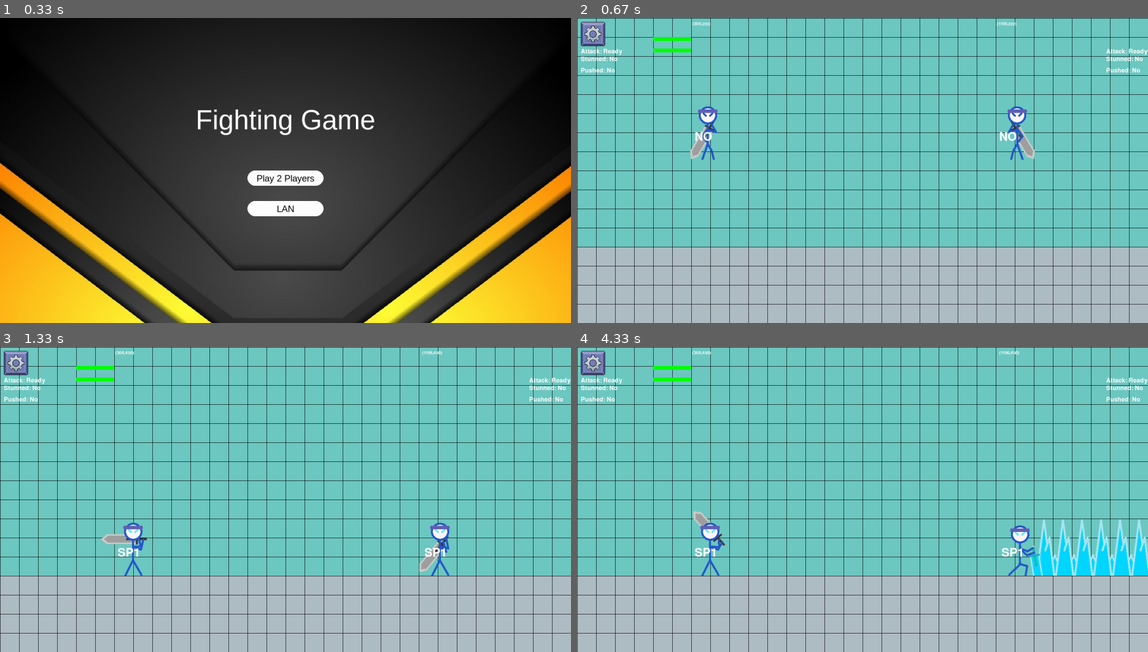
Above: before the commit, frames 1-4 (two rows, left to right).
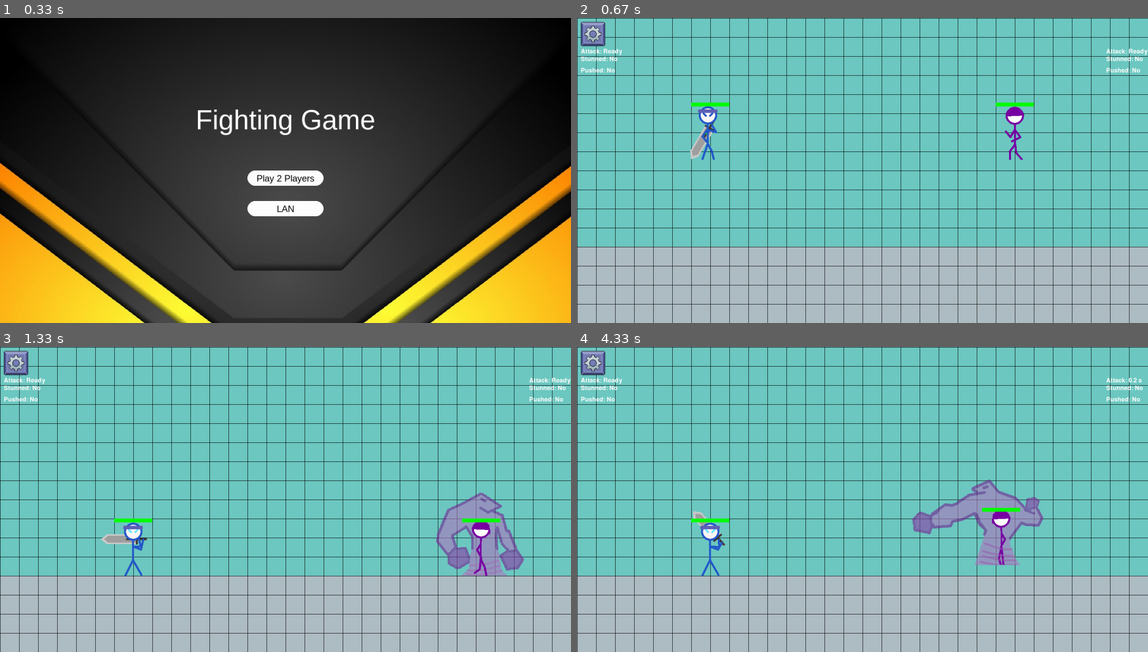
Above: after the commit, the same moments.

Repository: duyKhanh026/PythonPygameFighter
Game: pygame game, started from main.py
The game is run twice, just before and just after one commit, with the same random seed, the same clock (stepped at 60 frames per second) and the same inputs.
Inputs:
- Up to frame 1 (0.33 s): no input
- Up to frame 2 (0.67 s): click "Play 2 Players" at 0.38 s
- Up to frame 3 (1.33 s): tap J at 0.67, 1.07 s; hold P from 1 s (still down); hold Right from 1 s (still down); hold D from 1 s (still down); tap E at 1.15 s
- Up to frame 4 (4.33 s): tap J at 1.37, 1.95, 2.25, 2.5, 3.33, 3.63, 3.9, 4.2 s; release P at 1.47 s; release Right at 1.47 s; release D at 1.47 s; tap B at 1.55 s; hold Right 1.88-2.35 s; hold D 1.88-2.35 s; tap G at 2.03, 3.42 s; hold Up 2.43-2.73 s; hold W 2.43-2.73 s; tap E at 2.58, 3.98 s; hold Left 3.27-3.8 s; hold A 3.27-3.8 s; hold Left 3.83-4.23 s; hold A 3.83-4.23 s; hold Up from 4.27 s (still down); hold W from 4.27 s (still down)

Frame 1 is identical in both runs. In frame 2, 1.0% of the frame differs, in the area x 13-81%, y 1-47%; in frame 3, 3.3%; in frame 4, 5.9%, in the area x 13-100%, y 1-75%.

Commit message:
more than i thought

Diff:
--- a/GUI/client.py
+++ b/GUI/client.py
@@ -38,27 +38,3 @@
             self.send(str(self.game.player1))
 
         self.send(self.DISCONNECT_MESSAGE)
-
-    # def __init__(self, server_ip="127.0.0.1", port=5050):
-    #     self.SERVER = server_ip
-    #     self.PORT = port
-    #     self.FORMAT = 'utf-8'
-    #     self.HEADER = 64
-    #     self.DISCONNECT_MESSAGE = "!DISCONNECT"
-    #     self.ADDR = (self.SERVER, self.PORT)
-
-    #     self.client = socket.socket(socket.AF_INET, socket.SOCK_STREAM)
-    #     self.client.connect(self.ADDR)
-    #     self.game = Offline_2player()
-
-    # def send(self, msg):
-    #     message = msg.encode(self.FORMAT)
-    #     msg_length = len(message)
-    #     send_length = str(msg_length).encode(self.FORMAT)
-    #     send_length += b' ' * (self.HEADER - len(send_length))
-    #     self.client.send(send_length)
-    #     self.client.send(message)
-    #     remessage = self.client.recv(4096).decode(self.FORMAT)
-    #     if not remessage == 'NOPLAY':
-    #         self.game.player2.from_string(remessage)
-    #         print(remessage)
--- a/GUI/offline_2player.py
+++ b/GUI/offline_2player.py
@@ -8,23 +8,29 @@
 from Values.values import *
 
 class Offline_2player:
-    def __init__(self, screen,  p1='', p2=''):
+    def __init__(self, screen,  p1='', p2='', online=False):
         self.count_frame = 0
         self.game_over = 0
         self.screen = screen
-        self.player1 = Character1(200, 50, character1_folder, 300, 150, RED, py.K_a, py.K_d, py.K_w, py.K_g, py.K_h, py.K_j, py.K_e, 'L')
-        self.player2 = Character1(200, 80, character1_folder, 1100, 150, BLUE, py.K_LEFT, py.K_RIGHT, py.K_UP, py.K_b, py.K_n, py.K_m, py.K_p, 'R')
-
-        if self.player1.name == '' and p1 == "Character 1":
-            self.player1 = Character1(200, 50, character1_folder, 300, 150, RED, py.K_a, py.K_d, py.K_w, py.K_g, py.K_h, py.K_j, py.K_e, 'L')
+        self.player1 = Character1(character1_folder, 300, 150, RED, py.K_a, py.K_d, py.K_w, py.K_g, py.K_h, py.K_j, py.K_e, 'L')
+        self.player2 = Character1(character1_folder, 1100, 150, BLUE, py.K_LEFT, py.K_RIGHT, py.K_UP, py.K_b, py.K_n, py.K_m, py.K_p, 'R')
+
+        if self.player1.name == '' and p1 == 'Character 1':
+            self.player1 = Character1(character1_folder, 300, 150, RED, py.K_a, py.K_d, py.K_w, py.K_g, py.K_h, py.K_j, py.K_e, 'L')
             print(p1)
         if self.player1.name == '' and p1 == 'Character 2':
-            self.player1 = Character2(200, 80, character2_folder, 300, 150, RED, py.K_a, py.K_d, py.K_w, py.K_g, py.K_h, py.K_j, py.K_e, 'L')
-
-        if self.player2.name == '' and p2 == 'Character 2':
-            self.player2 = Character2(200, 80, character2_folder, 1100, 150, BLUE, None,   None,   None,   None,   None,   None, None, 'R')
-        if self.player2.name == '' and p2 == 'Character 1':
-            self.player2 = Character1(200, 80, character1_folder, 1100, 150, BLUE, None,   None,   None,   None,   None,   None, None, 'R')
+            self.player1 = Character2(character2_folder, 300, 150, RED, py.K_a, py.K_d, py.K_w, py.K_g, py.K_h, py.K_j, py.K_e, 'L')
+
+        if online:
+            if self.player2.name == '' and p2 == 'Character 2':
+                self.player2 = Character2(character2_folder, 1100, 150, BLUE, None,   None,   None,   None,   None,   None, None, 'R')
+            if self.player2.name == '' and p2 == 'Character 1':
+                self.player2 = Character1(character1_folder, 1100, 150, BLUE, None,   None,   None,   None,   None,   None, None, 'R')
+        else :
+            if self.player2.name == '' and p2 == 'Character 2':
+                self.player2 = Character2(character2_folder, 1100, 150, BLUE, py.K_LEFT, py.K_RIGHT, py.K_UP, py.K_b, py.K_n, py.K_m, py.K_p, 'R')
+            if self.player2.name == '' and p2 == 'Character 1':
+                self.player2 = Character1(character1_folder, 1100, 150, BLUE, py.K_LEFT, py.K_RIGHT, py.K_UP, py.K_b, py.K_n, py.K_m, py.K_p, 'R')
 
         self.player2.name = p2
         self.player1.name = p1
@@ -35,6 +41,12 @@
         self.settingClicked = False
         self.score = 0
         self.retrunMenu = -1
+
+    def create_character(character_type, x, y, folder, color, keys, direction):
+        if character_type == 'Character 1':
+            return Character1(200, 50, folder, x, y, color, *keys, direction)
+        elif character_type == 'Character 2':
+            return Character2(200, 80, folder, x, y, color, *keys, direction)
 
     def reset(self):
         self.count_frame = 0
@@ -140,18 +152,15 @@
                     player.attack_cooldown_p1 = ATTACK_COOLDOWN
                     player.attack_ready_p1 = False
 
+            if player.skill_active(self.screen, self.player2 if player == self.player1 else self.player1):
+                handle_attack(player, self.player2 if player == self.player1 else self.player1, True)
+                self.pushed_side(player, self.player2 if player == self.player1 else self.player1)
+
             if player.rect.y > SCREEN_HEIGHT:
                 self.game_over = (1 if player == self.player1 else 2)
             elif player.health <= 0:
                 self.game_over = (1 if player == self.player1 else 2)
 
-        if self.player1.skill_active(self.screen, self.player2):
-            handle_attack(None, self.player2,1)
-            self.pushed_side(self.player1, self.player2)
-
-        if self.player2.skill_active(self.screen, self.player2):
-            handle_attack(None, self.player1,1)
-            self.pushed_side(self.player2, self.player1)
 
         self.attack_confirmation(self.player1, 10, toadoInfo)
         self.attack_confirmation(self.player2, SCREEN_WIDTH - 110, toadoInfo)
--- a/classes/action.py
+++ b/classes/action.py
@@ -3,7 +3,6 @@
 ATTACK_COOLDOWN = 500  # Thời gian hồi của đòn đánh (milliseconds)
 STUNNED_COOLDOWN = 450
 PUSH_COOLDOWN = 600
-DAMAGE = 10
 TEXT_COLOR = (255, 255, 255)
 
 def check_collision(p1, p2):
@@ -13,12 +12,9 @@
 		return py.Rect(p1.rect.x - p1.hitbox,p1.rect.y, 100,100).colliderect(p2.rect)
 
 
-def handle_attack(attacker, victim, newdame=None):
-	if attacker == None or check_collision(attacker, victim) :
-		if (newdame==None):
-			victim.health -= DAMAGE
-		else:
-			victim.health -= newdame
+def handle_attack(attacker, victim, spSkill=False):
+	if spSkill or check_collision(attacker, victim) :
+		victim.health -= attacker.dame
 		return True
 	return False
 
--- a/classes/character1.py
+++ b/classes/character1.py
@@ -2,8 +2,8 @@
 from classes.player import Player
 
 class Character1(Player): # the blue guy
-	def __init__(self, hx, hy, strNam, x, y, color, move_left_key, move_right_key, jump_key, atk_key, def_key, kick_key, sp1_key, side):
-		super().__init__(hx, hy, strNam, x, y, color, move_left_key, move_right_key, jump_key, atk_key, def_key, kick_key, sp1_key, side)
+	def __init__(self, strNam, x, y, color, move_left_key, move_right_key, jump_key, atk_key, def_key, kick_key, sp1_key, side):
+		super().__init__(strNam, x, y, color, move_left_key, move_right_key, jump_key, atk_key, def_key, kick_key, sp1_key, side)
 		self.sp1 = [py.image.load(f'assets/{strNam}_sp{i}.png') for i in range(1, 20)]
 		self.image1 = py.image.load("assets/kill1.png")
 		self.hinh_1_list = []
@@ -72,9 +72,11 @@
 		if self.skill_use(screen, player2):
 			self.skill1 = False
 			self.state = 'NO'
+			self.dame = 10
 			self.sp1count = 0
 
 		if player2.get_hit_by_skill :
+			self.dame = 3
 			player2.JUMP_POWER = -10 - (100 - player2.health) / 7
 			player2.velocity_x = 10 + (100 - player2.health) / 7
 			player2.square_y_speed = player2.JUMP_POWER
--- a/classes/character2.py
+++ b/classes/character2.py
@@ -2,8 +2,8 @@
 from classes.player import Player
 
 class Character2(Player): # the blue guy
-	def __init__(self, hx, hy, strNam, x, y, color, move_left_key, move_right_key, jump_key, atk_key, def_key, kick_key, sp1_key, side):
-		super().__init__(hx, hy, strNam, x, y, color, move_left_key, move_right_key, jump_key, atk_key, def_key, kick_key, sp1_key, side)
+	def __init__(self, strNam, x, y, color, move_left_key, move_right_key, jump_key, atk_key, def_key, kick_key, sp1_key, side):
+		super().__init__(strNam, x, y, color, move_left_key, move_right_key, jump_key, atk_key, def_key, kick_key, sp1_key, side)
 
 		self.charIdle_sp = [py.image.load(f'assets/purple_sp/stickman_idle{i}.png') for i in range(1, 6)]
 		self.walkRight_sp = [py.image.load(f'assets/purple_sp/stickman_running{i}.png') for i in range(1, 6)]
@@ -11,16 +11,24 @@
 		self.speed = 6
 		self.ulti = False
 
+	def skill_active(self, screen, player2):
+		return False
+
 	def redrawGameWindow(self, surface):
 		if self.walkCount + 1 >= 30: # 5frame
 			self.walkCount = 0
 		if self.kicAcount + 1 >= 42: # 7frame
 			self.kicAcount = 0
-		if self.sp1count + 1 >= 250: # 19 frame
+		if self.sp1count + 1 >= 300: # 19 frame
 			self.skill1 = False
 			self.ulti = False
 			self.max_health = 100
 			self.health = self.health / 2
+			self.dame = 10
+			self.hitbox = 100
+			self.sp1count = 0
+			self.block_def = False
+			self.block_kick = False
 		elif self.skill1:
 			self.sp1count += 1
 		if self.idlecount >= 30:
@@ -29,9 +37,13 @@
 		if self.state == 'SP1' and self.max_health == 100:
 			self.ulti = True
 			self.max_health = 200
-			self.health = self.health * 2
+			self.hitbox = 150
+			self.health = self.health + 100
+			self.dame = 20
 			self.state = 'NO'
 			self.skill1 = True
+			self.block_def = True
+			self.block_kick = True
 
 		if self.ulti:
 			if self.state == 'ATK':
--- a/classes/player.py
+++ b/classes/player.py
@@ -2,9 +2,7 @@
 from Values.values import *
 
 class Player:
-	def __init__(self, hx, hy, strNam, x, y, color, move_left_key, move_right_key, jump_key, atk_key, def_key, kick_key, sp1_key, side):
-		self.health_bar_x = hx
-		self.health_bar_y = hy
+	def __init__(self, strNam, x, y, color, move_left_key, move_right_key, jump_key, atk_key, def_key, kick_key, sp1_key, side):
 		self.name = ''
 		self.hitbox = 100
 		self.right = False
@@ -17,6 +15,8 @@
 		self.set_default_values()
 		self.key_twice = 10
 		self.moveEnable = True
+		self.block_def  = False
+		self.block_kick = False
 
 	def load_images(self, strNam):
 		self.walkRight = [py.image.load(f'assets/{strNam}_running{i}.png') for i in range(1, 6)]
@@ -62,6 +62,7 @@
 		self.stunned_ready_p1 = True
 		self.get_hit_by_skill = False
 		self.state = 'NO'
+		self.dame = 10
 
 	def redrawGameWindow(self, surface):
 		if self.state == 'ATK':
@@ -89,27 +90,21 @@
 		self.rect.move_ip(dx, dy)
 
 	def draw(self, surface):
-		# py.draw.rect(surface, self.color, self.rect)
-		# if self.side == 'L':
-		# 	py.draw.rect(surface, self.color, py.Rect(self.rect.x + self.hitbox,self.rect.y, 100,100))
-		# else:
-		# 	py.draw.rect(surface, self.color, py.Rect(self.rect.x - self.hitbox,self.rect.y, 100,100))
-
 		self.redrawGameWindow(surface)
-		# py.draw.line(surface, (26, 243, 0), (self.rect.x, 0), (self.rect.x, 800))
-		# py.draw.line(surface, (26, 243, 0), (0, self.rect.y), (1500, self.rect.y))
-		font = py.font.SysFont(None, 16)
-		text = font.render(' (' + str(self.rect.x) + ',' + str(self.rect.y) + ')', True, (255, 255,255))
-		surface.blit(text, (self.rect.x, 10))
 
 		# Draw health bar
-		py.draw.rect(surface, (255, 0, 0), (self.health_bar_x, self.health_bar_y, self.rect.width, 10))
-		py.draw.rect(surface, (0, 255, 0), (self.health_bar_x, self.health_bar_y, int(self.rect.width * (self.health / self.max_health)), 10))
-
-		# Draw text about the current state
-		font = py.font.SysFont(None, 46)
-		text = font.render(' ' + self.state, True, (255, 255,255))
-		surface.blit(text, (self.rect.x, self.rect.y + self.rect.height // 2))
+		py.draw.rect(surface, RED, (self.rect.x, self.rect.y, self.rect.width, 10))
+		py.draw.rect(surface, GREEN, (self.rect.x, self.rect.y, int(self.rect.width * (self.health / self.max_health)), 10))
+
+		# # Draw position info
+		# font = py.font.SysFont(None, 16)
+		# text = font.render(' (' + str(self.rect.x) + ',' + str(self.rect.y) + ')', True, (255, 255,255))
+		# surface.blit(text, (self.rect.x, 10))
+
+		# # Draw text about the current state
+		# font = py.font.SysFont(None, 46)
+		# text = font.render(' ' + self.state, True, (255, 255,255))
+		# surface.blit(text, (self.rect.x, self.rect.y + self.rect.height // 2))
 
 	def go_left(self):
 		self.right = False
@@ -152,9 +147,9 @@
 			if key[self.atk_key]:
 				self.atkAcount = 0
 				self.state = 'ATK'
-			elif key[self.def_key]:
+			elif key[self.def_key] and not self.block_def:
 				self.state = 'DEF'
-			elif key[self.kick_key]:
+			elif key[self.kick_key] and not self.block_kick:
 				self.kicAcount = 0
 				self.state = 'KIC'
 			else:
--- a/main.py
+++ b/main.py
@@ -12,7 +12,7 @@
             menu.run()
             # Vào game 2 người chơi 1 máy
             if menu.play_option == 1:
-                offline_2player = Offline_2player(menu.screen)
+                offline_2player = Offline_2player(menu.screen, "Character 1", "Character 2")
                 while offline_2player.retrunMenu == -1:
                     offline_2player.run()
 
Empty file removed: classes/tesst.py
